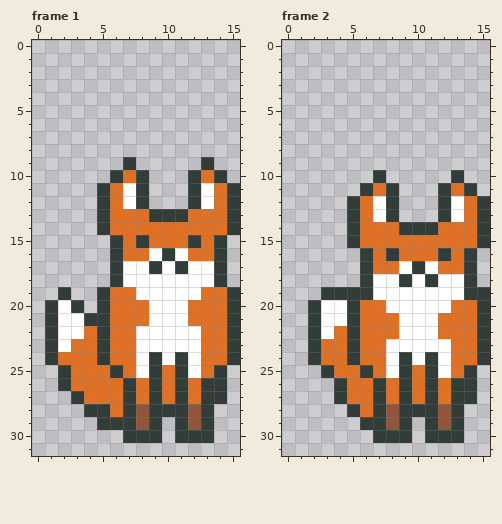
File history of a pixel-art file, Assets/Sprites/Foxy.ase. The picture above was drawn from the file before the commit.
16x32 pixels, 2 frames. Shown: frame 1, frame 2.
Once edited:
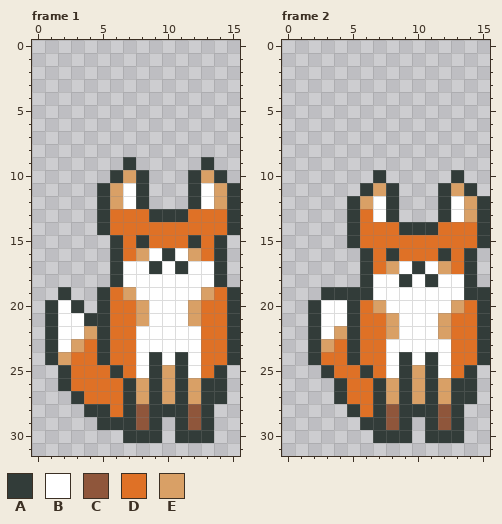
Palette (. is transparent): A #323c39  B #ffffff  C #8f563b  D #df7126  E #d9a066
The exact change:
Frame 1:
y 10: x 7 D -> E; x 13 D -> E
y 11..12: x 6 D -> E; x 14 D -> E
y 16: x 8 D -> E; x 12 D -> E
y 19: x 7 D -> E; x 13 D -> E
y 20..21: x 8 D -> E; x 12 D -> E
y 22: x 4 D -> E
y 23: x 3 D -> E
y 24: x 2 D -> E
y 25: x 10 D -> E
y 26..27: x 8 D -> E; x 10 D -> E; x 12 D -> E
Frame 2:
y 11: x 7 D -> E; x 13 D -> E
y 12: x 6 D -> E; x 14 D -> E
y 13: x 14 D -> E
y 17: x 8 D -> E; x 12 D -> E
y 20: x 7 D -> E; x 13 D -> E
y 21: x 8 D -> E; x 12 D -> E
y 22: x 4 D -> E; x 8 D -> E; x 12 D -> E
y 23: x 3 D -> E
y 25: x 10 D -> E
y 26..27: x 8 D -> E; x 10 D -> E; x 12 D -> E
Boxes around the changes in both pictures, in picture pixels (x1, y1, x2, y2):
changed: (58, 170, 227, 404)
changed: (321, 183, 477, 404)
